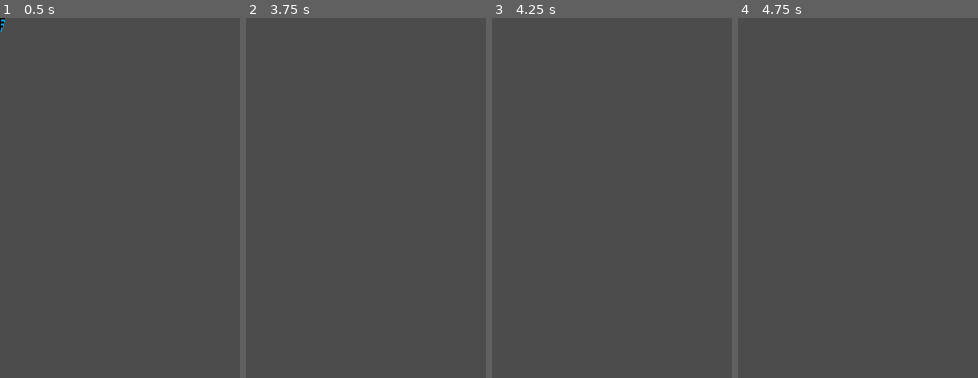
Above: before the commit, frames 1-4 (left to right).
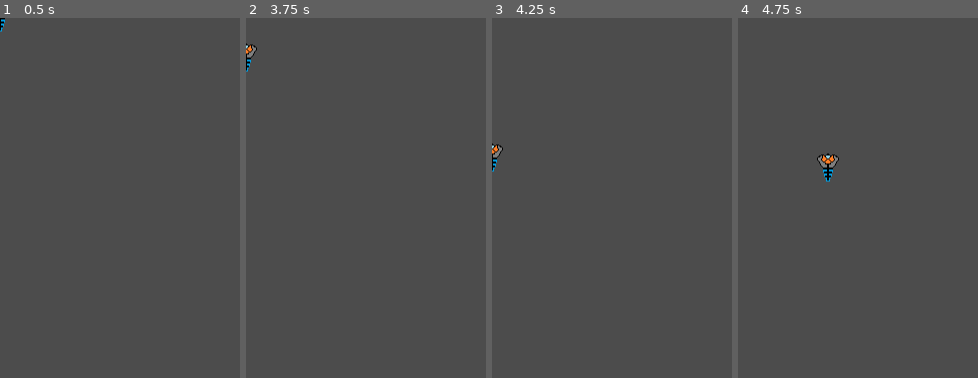
Above: after the commit, the same moments.

Repository: Ithalos/2D-Space-Shooter
Game: Godot game, scene res://Main.tscn
Same seed, same stepped clock (60 frames per second), same inputs: the game is played once before the commit and once after it. The project has no main scene, so this scene is started directly.
Inputs:
- Up to frame 1 (0.5 s): no input
- Up to frame 2 (3.75 s): tap Enter at 0.5, 2, 3.5 s; hold Up (ui_up) 0.53-2.03 s; tap Space at 1.25, 2.75 s; hold Left (ui_left) 2.03-3.53 s; hold Down (ui_down) from 3.53 s (still down)
- Up to frame 3 (4.25 s): keep holding Down (ui_down)
- Up to frame 4 (4.75 s): release Down (ui_down) at 4.28 s; hold Right (ui_right) from 4.28 s (still down)
The pictures show only the part of the screen within x 0-50%, y 0-50%; the shares and areas given below are measured in that part.

Frame 1 is identical in both runs. In frame 2, 0.2% of the frame differs, in the area x 0-5%, y 6-15%; in frame 3, 0.2%; in frame 4, 0.4%, in the area x 32-43%, y 37-46%.

Commit message:
Add player position clamping

Diff:
--- a/Player/Player.gd
+++ b/Player/Player.gd
@@ -27,3 +27,5 @@
 		velocity = velocity.normalized() * moveSpeed
 
 	position += velocity * delta
+	position.x = clamp(position.x, 0, windowSize.x)
+	position.y = clamp(position.y, 0, windowSize.y)
